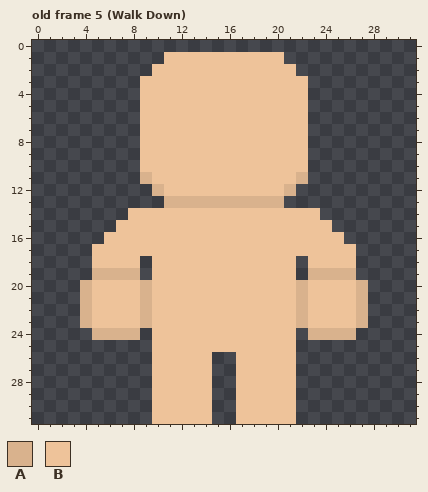
Pixel-art file, stored at build/Aseprite files/player Model template.aseprite. The picture above is the old version.
32x32 pixels, 14 frames. Shown: old frame 5 (Walk Down). The commit also changed other frames, which this record leaves out.
Visible layers, top first: "Layer 1", "Base".
Palette (. is transparent): A #d9b28d  B #eec39a
Pixels before, old frame 5 (Walk Down), first column x 4:
 1 .......BBBBBBBBBB.......
 2 ......BBBBBBBBBBBB......
 3 .....BBBBBBBBBBBBBB.....
 4 .....BBBBBBBBBBBBBB.....
 5 .....BBBBBBBBBBBBBB.....
 6 .....BBBBBBBBBBBBBB.....
 7 .....BBBBBBBBBBBBBB.....
 8 .....BBBBBBBBBBBBBB.....
 9 .....BBBBBBBBBBBBBB.....
10 .....BBBBBBBBBBBBBB.....
11 .....ABBBBBBBBBBBBA.....
12 ......ABBBBBBBBBBA......
13 .......AAAAAAAAAA.......
14 ....BBBBBBBBBBBBBBBB....
15 ...BBBBBBBBBBBBBBBBBB...
16 ..BBBBBBBBBBBBBBBBBBBB..
17 .BBBBBBBBBBBBBBBBBBBBBB.
18 .BBBB.BBBBBBBBBBBB.BBBB.
19 .AAAA.BBBBBBBBBBBB.AAAA.
20 ABBBBABBBBBBBBBBBBABBBBA
21 ABBBBABBBBBBBBBBBBABBBBA
22 ABBBBABBBBBBBBBBBBABBBBA
23 ABBBBABBBBBBBBBBBBABBBBA
24 .AAAA.BBBBBBBBBBBB.AAAA.
25 ......BBBBBBBBBBBB......
26 ......BBBBB..BBBBB......
27 ......BBBBB..BBBBB......
28 ......BBBBB..BBBBB......
29 ......BBBBB..BBBBB......
30 ......BBBBB..BBBBB......
31 ......BBBBB..BBBBB......
Once edited:
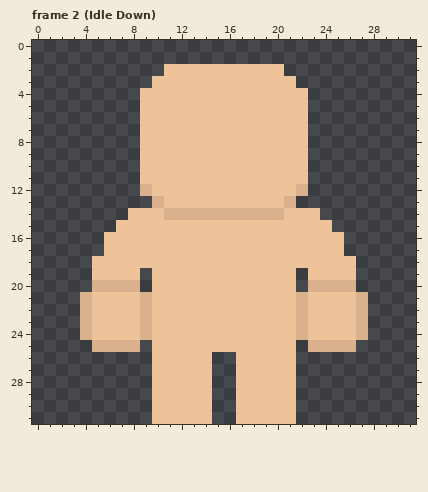
A new or re-ordered frame is compared with the old frame closest to it.
What changed:
{"change": "frames re-ordered"}
{"where": "frame 2 (Idle Down) against old frame 5 (Walk Down), layer \"Base\""}
{"frame":2,"y":1,"x":11,"old":"BBBBBBBBBB","new":".........."}
{"frame":2,"y":2,"x":10,"old":"B","new":"."}
{"frame":2,"y":2,"x":21,"old":"B","new":"."}
{"frame":2,"y":3,"x":9,"old":"B","new":"."}
{"frame":2,"y":3,"x":22,"old":"B","new":"."}
{"frame":2,"y":11,"x":9,"old":"A","new":"B"}
{"frame":2,"y":11,"x":22,"old":"A","new":"B"}
{"frame":2,"y":12,"x":9,"old":".A","new":"AB"}
{"frame":2,"y":12,"x":21,"old":"A.","new":"BA"}
{"frame":2,"y":13,"x":10,"old":".AAAAAAAAAA.","new":"ABBBBBBBBBBA"}
{"frame":2,"y":14,"x":11,"old":"BBBBBBBBBB","new":"AAAAAAAAAA"}
{"frame":2,"y":17,"x":5,"old":"B","new":"."}
{"frame":2,"y":17,"x":26,"old":"B","new":"."}
{"frame":2,"y":18,"x":9,"old":".","new":"B"}
{"frame":2,"y":18,"x":22,"old":".","new":"B"}
{"frame":2,"y":19,"x":5,"old":"AAAA","new":"BBBB"}
{"frame":2,"y":19,"x":23,"old":"AAAA","new":"BBBB"}
{"frame":2,"y":20,"x":4,"old":"ABBBBA","new":".AAAA."}
{"frame":2,"y":20,"x":22,"old":"ABBBBA","new":".AAAA."}
{"frame":2,"y":24,"x":4,"old":".AAAA.","new":"ABBBBA"}
{"frame":2,"y":24,"x":22,"old":".AAAA.","new":"ABBBBA"}
{"frame":2,"y":25,"x":5,"old":"....","new":"AAAA"}
{"frame":2,"y":25,"x":23,"old":"....","new":"AAAA"}
